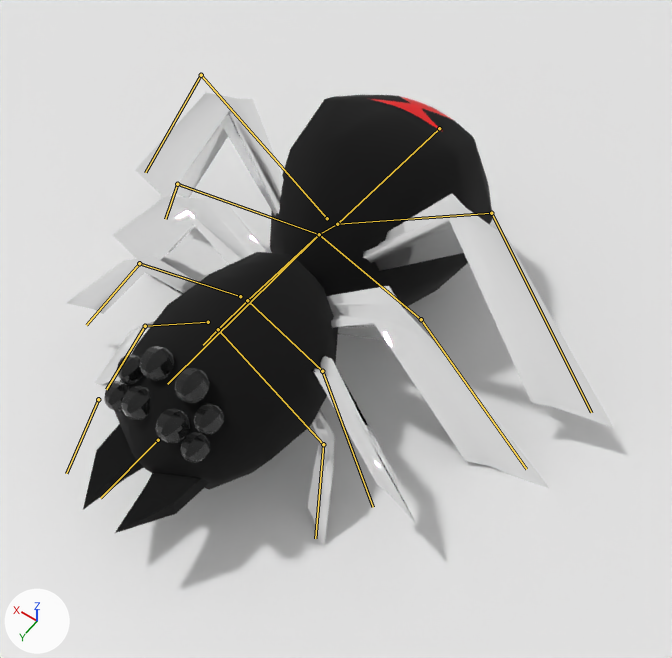
What one commit did to the Blender file boss_1_v6.blend.
Both versions are drawn from a 50 mm lens placed at (-6.86, 9.41, 14.16), pointed at (-1.1, 1.35, 1.49). The axes (+X, +Y, +Z) are drawn at lower left. The lights are the same throughout. Both versions are drawn at frame 1 of the action 'walk_loop'; the numbers are the values there. The bones that bend it are drawn over the model as lines.
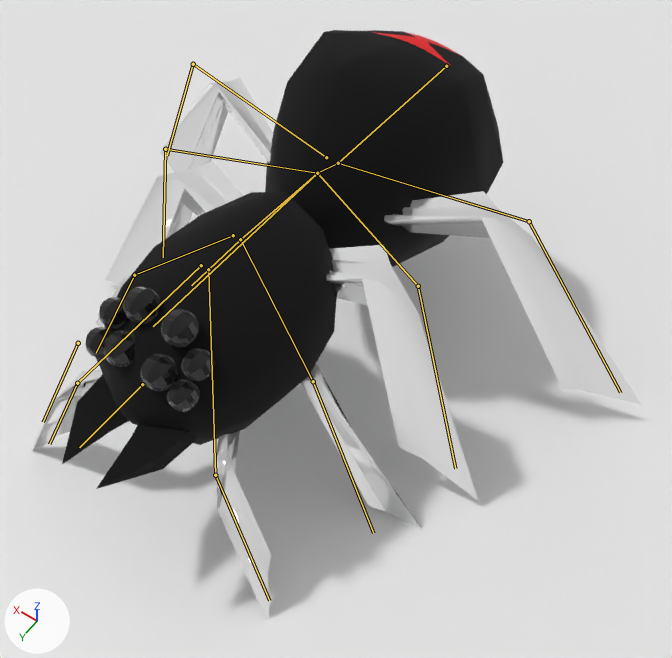
What the commit changed:
Bone 'body' (bone_body) moves from (0.0, 0.0, 0.0) to (0.0, -0.37, -4.24).
Bone 'leg1_top.l' (bone_leg1_top_l) moves from (0.0, 0.22, 0.11) to (0.0, 0.0, 0.0).
Bone 'leg1_top.l' (bone_leg1_top_l) turns from (-7, -8, 10) to (16, 4, -10) degrees about its own x, y and z.
Bone 'leg1_bot.l' (bone_leg1_bot_l) turns from (0, 0, 0) to (-22, -1, 15) degrees about its own x, y and z.
Bone 'leg1_top.r' (bone_leg1_top_r) turns from (-7, 8, -10) to (16, -4, 10) degrees about its own x, y and z.
Bone 'leg1_bot.r' (bone_leg1_bot_r) turns from (0, 0, 0) to (-22, 1, -15) degrees about its own x, y and z.
Bone 'leg4_top.l' (bone_leg4_top_l) moves from (0.01, 0.13, -0.14) to (0.0, 0.0, 0.0).
Bone 'leg4_top.l' (bone_leg4_top_l) turns from (-3, -7, -6) to (22, -11, 22) degrees about its own x, y and z.
Bone 'leg4_top.l' (bone_leg4_top_l) is rescaled from (1.0, 1.0, 1.0) to (1.15, 1.15, 1.15).
Bone 'leg4_bot.l' (bone_leg4_bot_l) turns from (0, 0, 0) to (-48, 7, -54) degrees about its own x, y and z.
Bone 'leg4_bot.l' (bone_leg4_bot_l) is rescaled from (1.0, 1.0, 1.0) to (1.0, 1.34, 1.01).
Bone 'leg4_top.r' (bone_leg4_top_r) moves from (-0.02, 0.16, -0.19) to (0.0, 0.0, 0.0).
Bone 'leg4_top.r' (bone_leg4_top_r) turns from (-4, 9, 8) to (22, 11, -22) degrees about its own x, y and z.
Bone 'leg4_top.r' (bone_leg4_top_r) is rescaled from (1.0, 1.0, 1.0) to (1.15, 1.15, 1.15).
Bone 'leg4_bot.r' (bone_leg4_bot_r) turns from (0, 0, 0) to (-48, -7, 54) degrees about its own x, y and z.
Bone 'leg4_bot.r' (bone_leg4_bot_r) is rescaled from (1.0, 1.0, 1.0) to (1.0, 1.34, 1.01).
Bone 'leg3_top.l' (bone_leg3_top_l) moves from (-0.11, 0.23, 0.0) to (0.0, 0.0, 0.0).
Bone 'leg3_top.l' (bone_leg3_top_l) turns from (-5, 8, 22) to (29, -12, -5) degrees about its own x, y and z.
Bone 'leg3_top.l' (bone_leg3_top_l) is rescaled from (1.0, 1.0, 1.0) to (1.29, 1.29, 1.29).
Bone 'leg3_bot.l' (bone_leg3_bot_l) turns from (0, 0, 0) to (-40, -8, 9) degrees about its own x, y and z.
Bone 'leg3_top.r' (bone_leg3_top_r) turns from (-5, -8, -22) to (29, 12, 5) degrees about its own x, y and z.
Bone 'leg3_top.r' (bone_leg3_top_r) is rescaled from (1.0, 1.0, 1.0) to (1.29, 1.29, 1.29).
Bone 'leg3_bot.r' (bone_leg3_bot_r) turns from (0, 0, 0) to (-40, 8, -9) degrees about its own x, y and z.
Bone 'leg2_top.l' (bone_leg2_top_l) moves from (0.12, 0.14, -0.09) to (0.0, 0.0, 0.0).
Bone 'leg2_top.l' (bone_leg2_top_l) turns from (1, 4, 0) to (12, -12, -7) degrees about its own x, y and z.
Bone 'leg2_bot.l' (bone_leg2_bot_l) turns from (0, 0, 0) to (-1, -1, 0) degrees about its own x, y and z.
Bone 'leg2_top.r' (bone_leg2_top_r) turns from (1, -4, 0) to (12, 12, 7) degrees about its own x, y and z.
Bone 'leg2_bot.r' (bone_leg2_bot_r) turns from (0, 0, 0) to (-1, 1, 0) degrees about its own x, y and z.

Changed parts and their boxes [x1, y1, x2, y2] in the pictures (672 x 658 px):
'Cube', posed (12% wider, 30% taller): before [67, 93, 613, 545]; after [32, 30, 641, 620]
bone 'body', root to tip: before (439, 128) to (337, 224); after (446, 66) to (338, 163)
bone 'leg1_top.l', root to tip: before (337, 224) to (491, 213); after (338, 163) to (529, 221)
bone 'leg1_bot.l', root to tip: before (491, 213) to (591, 412); after (529, 221) to (620, 392)
bone 'leg1_top.r', root to tip: before (327, 218) to (201, 75); after (326, 157) to (193, 64)
bone 'leg1_bot.r', root to tip: before (201, 75) to (145, 172); after (193, 64) to (167, 155)
bone 'leg4_top.l', root to tip: before (218, 329) to (323, 444); after (208, 269) to (215, 475)
bone 'leg4_bot.l', root to tip: before (323, 444) to (315, 538); after (215, 475) to (269, 600)
bone 'leg4_top.r', root to tip: before (208, 322) to (145, 326); after (201, 265) to (77, 383)
bone 'leg4_bot.r', root to tip: before (145, 326) to (106, 389); after (77, 383) to (49, 444)
bone 'leg3_top.l', root to tip: before (247, 300) to (322, 371); after (240, 239) to (313, 381)
bone 'leg3_bot.l', root to tip: before (322, 371) to (373, 507); after (313, 381) to (373, 533)
bone 'leg3_top.r', root to tip: before (240, 296) to (139, 263); after (233, 235) to (134, 275)
bone 'leg3_bot.r', root to tip: before (139, 263) to (86, 325); after (134, 275) to (96, 353)
bone 'leg2_top.l', root to tip: before (319, 234) to (421, 319); after (317, 173) to (418, 286)
bone 'leg2_bot.l', root to tip: before (421, 319) to (526, 469); after (418, 286) to (455, 468)
bone 'leg2_top.r', root to tip: before (319, 234) to (177, 184); after (317, 173) to (165, 149)
bone 'leg2_bot.r', root to tip: before (177, 184) to (165, 219); after (165, 149) to (163, 257)
